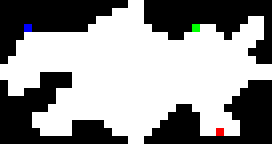
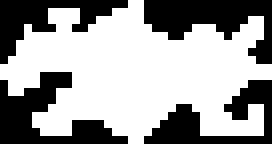
Revision of a layered w=272, h=144 image; what changed, layer by layer:
painted on "Layer 2" over left=24, top=8, right=264, bottom=136
painted on "roomTileBasic" over left=24, top=8, right=264, bottom=136
